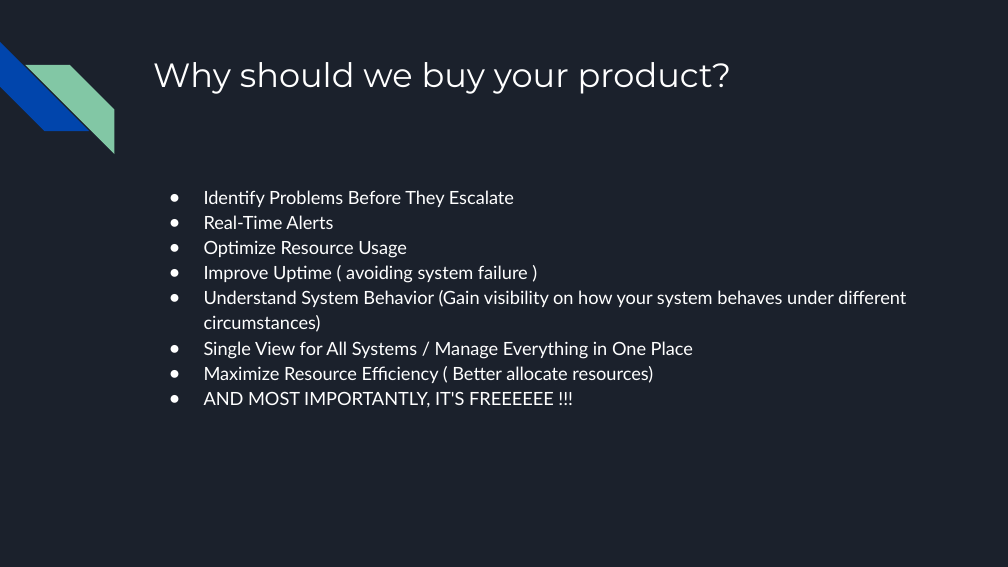
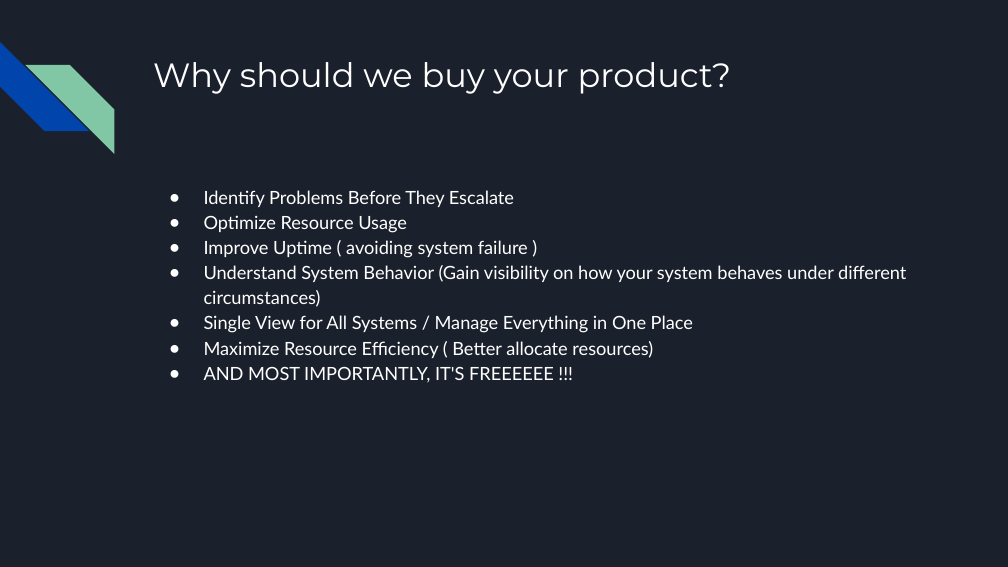
Before and after one commit to 4lex16/UnixProject, a slide deck: slide 10 of System Monitoring and Managing (1).pptx. Drawn at 1008x567 pixels with LibreOffice and Linux fonts; fonts in the diff are those of the drawing. Boxes give left, top, right and bottom in pixels: in the first picture for what was removed or moved away, otherwise in the second. Text is boxed around its words. In the diff, an @@ line names an element or a change of style, - is before the commit and + after.

```diff
--- a/System Monitoring and Managing (1).pptx
+++ b/System Monitoring and Managing (1).pptx
@@ text at box(204, 215, 333, 229): paragraph removed @@
-● Real-Time Alerts
```
Also in this commit, not shown: 7 other slides changed, 1 slide added, 1 slide removed.
